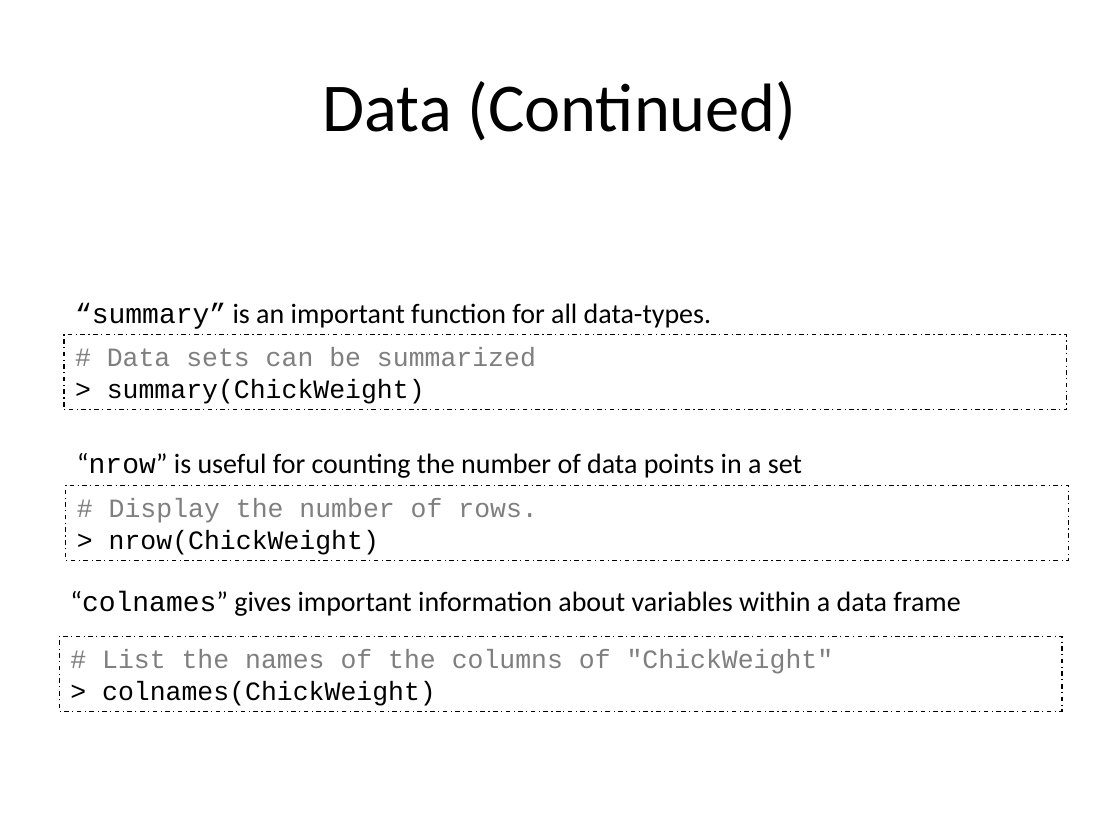
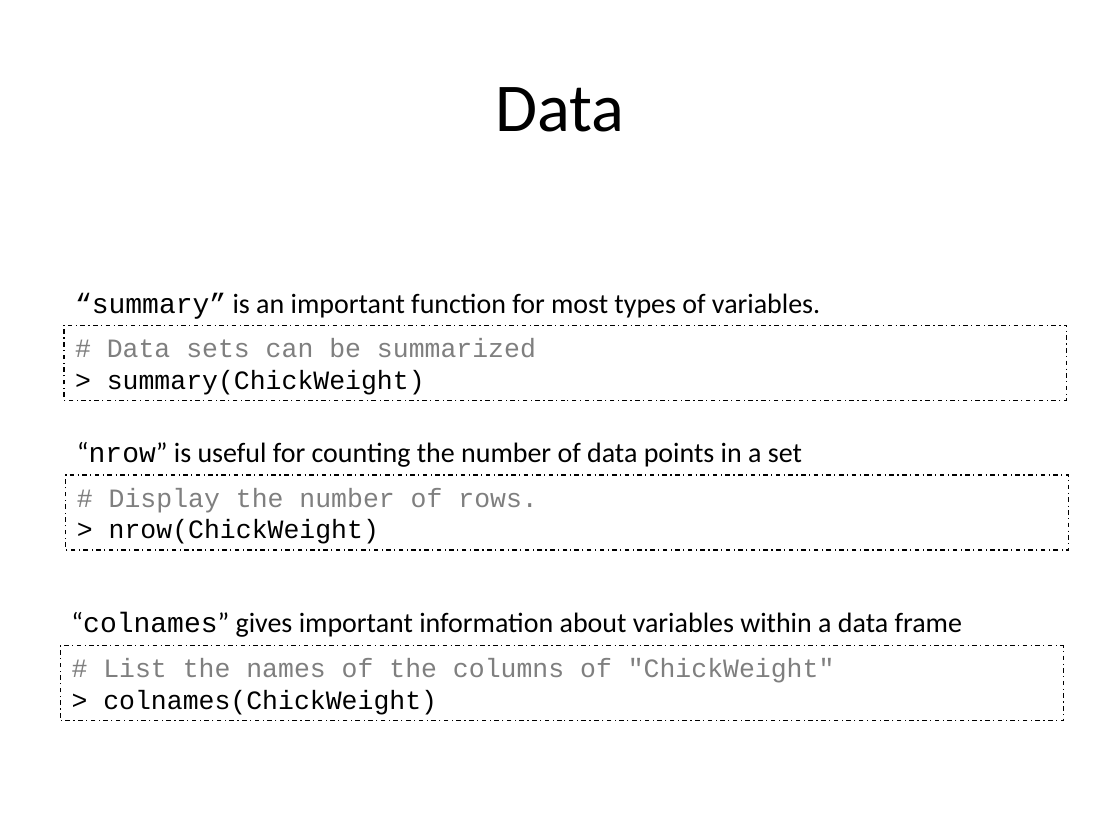
Before and after one commit to IQSS/Zelig4-Documentation, a slide deck: slide 15 of R-and-Stastics/R and Statistics.pptx (slide 16 before the commit). Drawn at 1120x840 pixels with LibreOffice and Linux fonts; fonts in the diff are those of the drawing. Boxes give left, top, right and bottom in pixels: in the first picture for what was removed or moved away, otherwise in the second. Text is boxed around its words. In the diff, an @@ line names an element or a change of style, - is before the commit and + after.

```diff
--- a/R-and-Stastics/R and Statistics.pptx
+++ b/R-and-Stastics/R and Statistics.pptx
@@ text at (495, 87, 624, 132): text changed @@
-Data (Continued)
+Data
@@ text at (75, 293, 820, 319): text changed @@
-“summary” is an important function for all data-types.
+“summary” is an important function for most types of variables.
@@ 2 rectangles, 1 text: place and size @@
-2 rectangles, 1 text at (64, 335, 1068, 560)
+2 rectangles, 1 text at (64, 325, 1068, 550)
@@ text "“colnames” gives important information about ...": place and size @@
-text "“colnames” gives important information about ..." at (70, 590, 960, 616)
+text "“colnames” gives important information about ..." at (71, 611, 962, 637)
@@ rectangle "# List the names of ...": place and size @@
-rectangle "# List the names of ..." at (59, 636, 1062, 711)
+rectangle "# List the names of ..." at (60, 646, 1063, 721)
```
Also in this commit, not shown: 16 other slides changed, 2 slides added, 4 slides removed, 2 other files.
